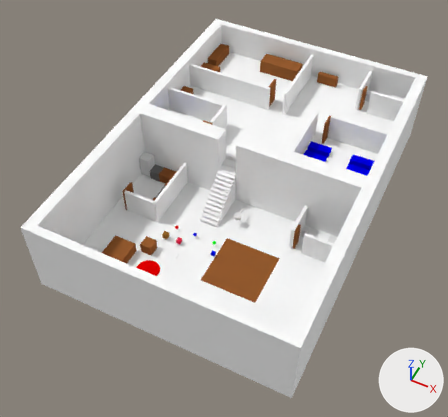
Two versions of the Blender file Blender Game/maingame.blend, one commit apart.
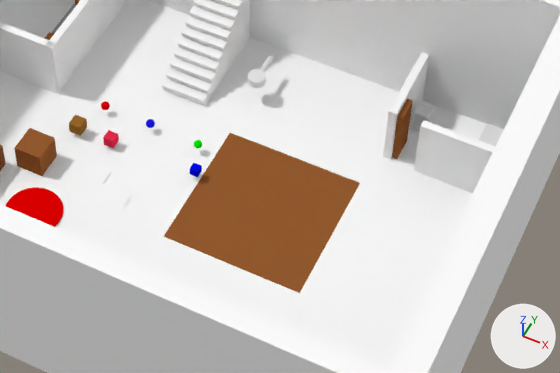
Each version appears first whole from a 50 mm camera at (19.1, -38.8, 44.4) aimed at (2.5, -5.7, 3.1), and next in a close-up on the part from 30% to 80% of the width and 44% to 80% of the height. The lights are fixed; the arrows at lower right show +X, +Y and +Z.
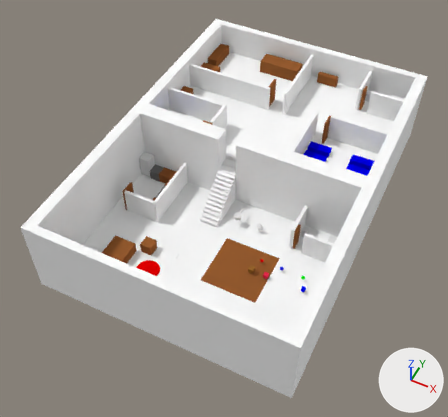
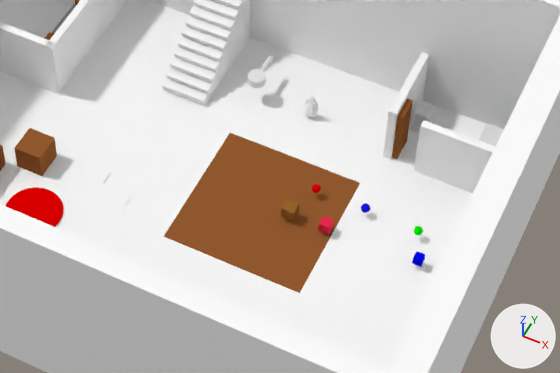
What differs and where, as boxes (x1, y1, x2, y2) in the close-ups (560 x 373 px):
'Cube.001', moved: before (69, 115, 87, 136); after (281, 199, 299, 221)
'Cube.002', moved: before (103, 130, 119, 148); after (318, 215, 334, 235)
'Cube.003', moved: before (190, 163, 202, 177); after (412, 251, 425, 267)
'pCube3', added: after (305, 96, 318, 118)
'Icosphere.001', moved: before (146, 119, 155, 128); after (361, 203, 370, 213)
'Icosphere', moved: before (101, 101, 110, 110); after (312, 184, 321, 193)
'Icosphere.002', moved: before (194, 140, 202, 149); after (413, 226, 423, 235)

Patch to the scene script:
```diff
--- a/Blender Game/maingame.blend.py
+++ b/Blender Game/maingame.blend.py
@@ mat_lambert2 @@
+mat_lambert2 = diffuse_material('lambert2')
+mat_lambert2.base_color = (1.0, 1.0, 1.0)  # white #ffffff
@@ me_untitled_001 @@
+me_untitled_001.from_pydata(...)  # 2160 vertices, 2158 faces; spans x -2.64..2.63, y 0.75..11.56, z -1.48..1.61
+me_untitled_001.materials.append(mat_lambert2)  # its picture is missing
@@ ob_cube_003 @@
 ob_cube_003 = bpy.data.objects.new('Cube.003', me_cube_003)
-ob_cube_003.location = (3.73, -10.2, 2.46)
+ob_cube_003.location = (11.94, -10.2, 2.46)
 ob_cube_003.rotation_euler = (1.571, 0.0, 0.0)  # degrees (90, 0, 0)
@@ ob_cube_002 @@
 ob_cube_002 = bpy.data.objects.new('Cube.002', me_cube_002)
-ob_cube_002.location = (0.45, -10.29, 2.42)
+ob_cube_002.location = (8.66, -10.29, 2.42)
 ob_cube_002.scale = (0.191, 0.191, 0.191)
@@ ob_cube_001 @@
 ob_cube_001 = bpy.data.objects.new('Cube.001', me_cube)
-ob_cube_001.location = (-0.93, -10.5, 2.62)
+ob_cube_001.location = (7.28, -10.5, 2.62)
 ob_cube_001.scale = (0.225, 0.225, 0.225)
@@ ob_icosphere_002 @@
 ob_icosphere_002 = bpy.data.objects.new('Icosphere.002', me_icosphere_002)
-ob_icosphere_002.location = (3.3, -9.18, 2.49)
+ob_icosphere_002.location = (11.51, -9.18, 2.49)
 ob_icosphere_002.scale = (0.156, 0.156, 0.156)
@@ ob_icosphere_001 @@
 ob_icosphere_001 = bpy.data.objects.new('Icosphere.001', me_icosphere_001)
-ob_icosphere_001.location = (1.36, -9.08, 2.47)
+ob_icosphere_001.location = (9.57, -9.08, 2.47)
 ob_icosphere_001.scale = (0.161, 0.161, 0.161)
@@ ob_icosphere @@
 ob_icosphere = bpy.data.objects.new('Icosphere', me_icosphere)
-ob_icosphere.location = (-0.45, -9.08, 2.47)
+ob_icosphere.location = (7.76, -9.08, 2.47)
 ob_icosphere.scale = (0.161, 0.161, 0.161)
@@ ob_pcube3 @@
+ob_pcube3 = bpy.data.objects.new('pCube3', me_untitled_001)
+ob_pcube3.location = (6.16, -5.94, 2.0)
+ob_pcube3.rotation_euler = (1.571, 0.0, 0.0)  # degrees (90, 0, 0)
+ob_pcube3.scale = (0.1, 0.1, 0.1)
```
